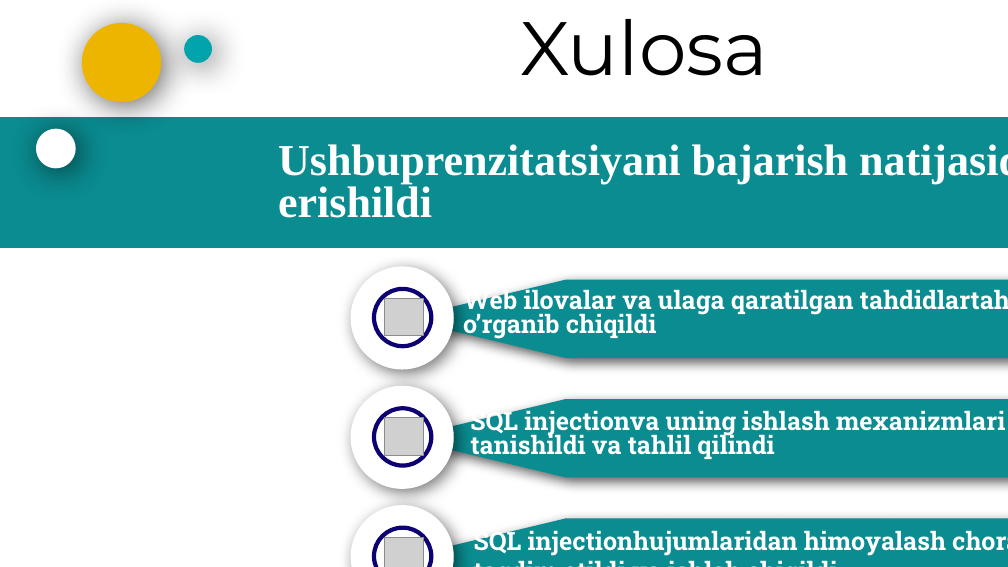
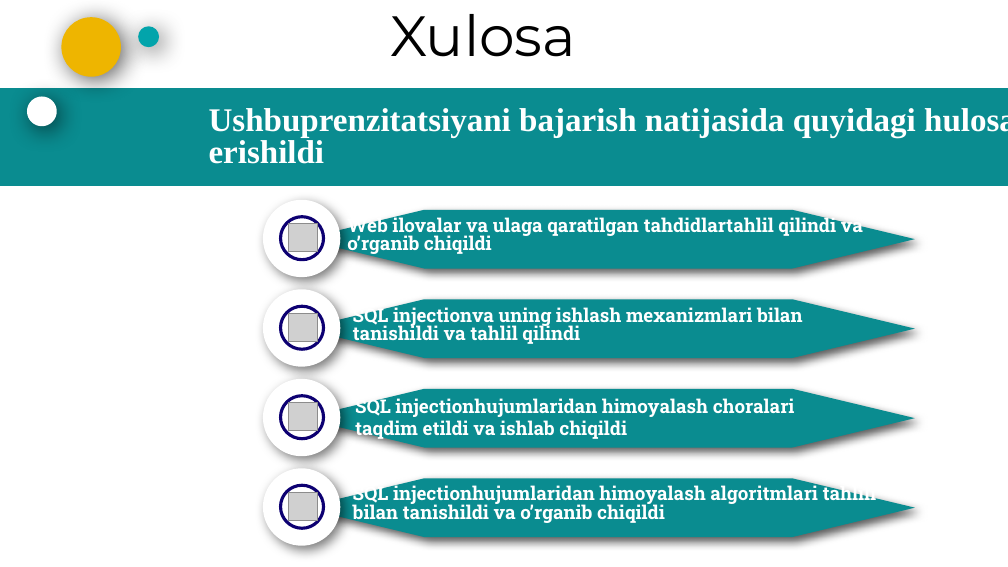
Before and after one commit to Azizjon003/pikachu, a slide deck: slide 14 of azimut.pptx. Drawn at 1008x567 pixels with LibreOffice and Linux fonts; fonts in the diff are those of the drawing; grey boxes stand for pictures; background and template pictures are left out. Boxes give left, top, right and bottom in pixels: in the first picture for what was removed or moved away, otherwise in the second. Text is boxed around its words. In the diff, an @@ line names an element or a change of style, - is before the commit and + after.

```diff
--- a/azimut.pptx
+++ b/azimut.pptx
@@ freeform shape: place and size @@
-freeform shape at (82, 23, 161, 103)
+freeform shape at (61, 17, 121, 77)
@@ freeform shape: place and size @@
-freeform shape at (184, 35, 213, 64)
+freeform shape at (138, 26, 159, 47)
@@ text "Xulosa": place and size @@
-text "Xulosa" at (520, 19, 768, 76)
+text "Xulosa" at (390, 14, 576, 57)
@@ text "Xulosa" at (390, 14, 576, 57): size 54 to 40.5 pt; less space between paragraphs @@
@@ freeform shape: place and size @@
-freeform shape at (0, 117, 1008, 248)
+freeform shape at (0, 88, 1008, 186)
@@ freeform shape: place and size @@
-freeform shape at (36, 129, 76, 168)
+freeform shape at (27, 97, 57, 127)
@@ text "Ushbuprenzitatsiyani bajarish natijasida quyidagi hulosalarg ...": place and size @@
-text "Ushbuprenzitatsiyani bajarish natijasida quyidagi hulosalarg ..." at (278, 144, 849, 218)
+text "Ushbuprenzitatsiyani bajarish natijasida quyidagi hulosalarg ..." at (209, 108, 916, 164)
@@ text "Ushbuprenzitatsiyani bajarish natijasida quyidagi hulosalarg ..." at (209, 108, 916, 164): size 31.5 to 23.6 pt; less space between paragraphs @@
@@ freeform shape: place and size @@
-freeform shape at (351, 266, 454, 369)
+freeform shape at (263, 200, 341, 277)
@@ freeform shape: place and size @@
-freeform shape at (374, 289, 431, 347)
+freeform shape at (280, 217, 324, 260)
@@ picture: place and size @@
-picture at (384, 298, 423, 336)
+picture at (288, 224, 318, 252)
@@ freeform shape: place and size @@
-freeform shape at (402, 279, 1008, 358)
+freeform shape at (301, 210, 914, 268)
@@ text "Web ilovalar va ulaga qaratilgan ...": place and size @@
-text "Web ilovalar va ulaga qaratilgan ..." at (463, 286, 854, 339)
+text "Web ilovalar va ulaga qaratilgan ..." at (347, 214, 863, 255)
@@ freeform shape: place and size @@
-freeform shape at (351, 386, 454, 489)
+freeform shape at (263, 289, 341, 367)
@@ freeform shape: place and size @@
-freeform shape at (402, 399, 1008, 478)
+freeform shape at (301, 299, 914, 358)
@@ freeform shape: place and size @@
-freeform shape at (374, 408, 431, 466)
+freeform shape at (280, 306, 324, 350)
@@ picture: place and size @@
-picture at (384, 418, 423, 456)
+picture at (288, 313, 318, 342)
@@ text "SQL injectionva uning ishlash mexanizmlari ...": place and size @@
-text "SQL injectionva uning ishlash mexanizmlari ..." at (470, 407, 1005, 460)
+text "SQL injectionva uning ishlash mexanizmlari ..." at (353, 305, 802, 346)
@@ freeform shape: place and size @@
-freeform shape at (351, 505, 454, 567)
+freeform shape at (263, 379, 341, 457)
@@ shadow changed in 9 elements at (61, 17, 121, 77), (138, 26, 159, 47), (27, 97, 57, 127), (263, 200, 341, 277), (263, 289, 341, 367), (263, 379, 341, 457), (301, 210, 914, 268), (301, 299, 914, 358), (301, 389, 914, 448) @@
@@ freeform shape: place and size @@
-freeform shape at (402, 518, 1008, 567)
+freeform shape at (301, 389, 914, 448)
@@ outline #0D0072 3 pt to #0D0072 2.25 pt in 3 elements at (280, 217, 324, 260), (280, 306, 324, 350), (280, 396, 324, 439) @@
@@ freeform shape: place and size @@
-freeform shape at (374, 527, 431, 567)
+freeform shape at (280, 396, 324, 439)
@@ picture: place and size @@
-picture at (384, 537, 423, 567)
+picture at (288, 403, 318, 431)
@@ size 18 to 13.5 pt; less space between paragraphs in 3 elements at (347, 214, 863, 255), (353, 305, 802, 346), (355, 395, 795, 440) @@
@@ text "SQL injectionhujumlaridan himoyalash choralari": place and size @@
-text "SQL injectionhujumlaridan himoyalash choralari" at (474, 528, 946, 557)
+text "SQL injectionhujumlaridan himoyalash choralari" at (355, 395, 795, 440)
@@ freeform shape added at (263, 469, 341, 546), fill #FFFFFF @@
@@ freeform shape added at (301, 479, 914, 537), fill #0A8C90 @@
@@ freeform shape added at (280, 485, 324, 528), outline #0D0072 2.25 pt @@
@@ picture added at (288, 493, 318, 521) @@
@@ text added at (353, 483, 877, 524), 13.5 pt, text #FFFFFF, bold @@
+SQL injectionhujumlaridan himoyalash algoritmlari tahlili bilan tanishildi va o’rganib chiqildi
```
Also in this commit, not shown: 14 other slides changed, 3 other files.
